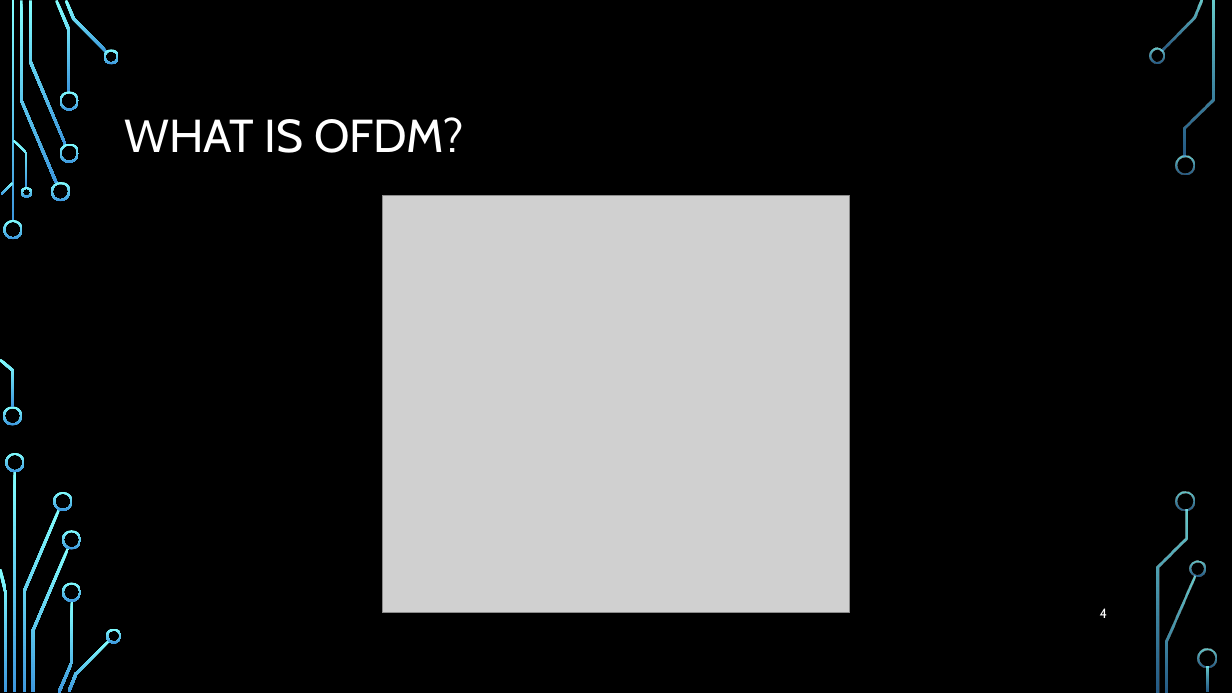
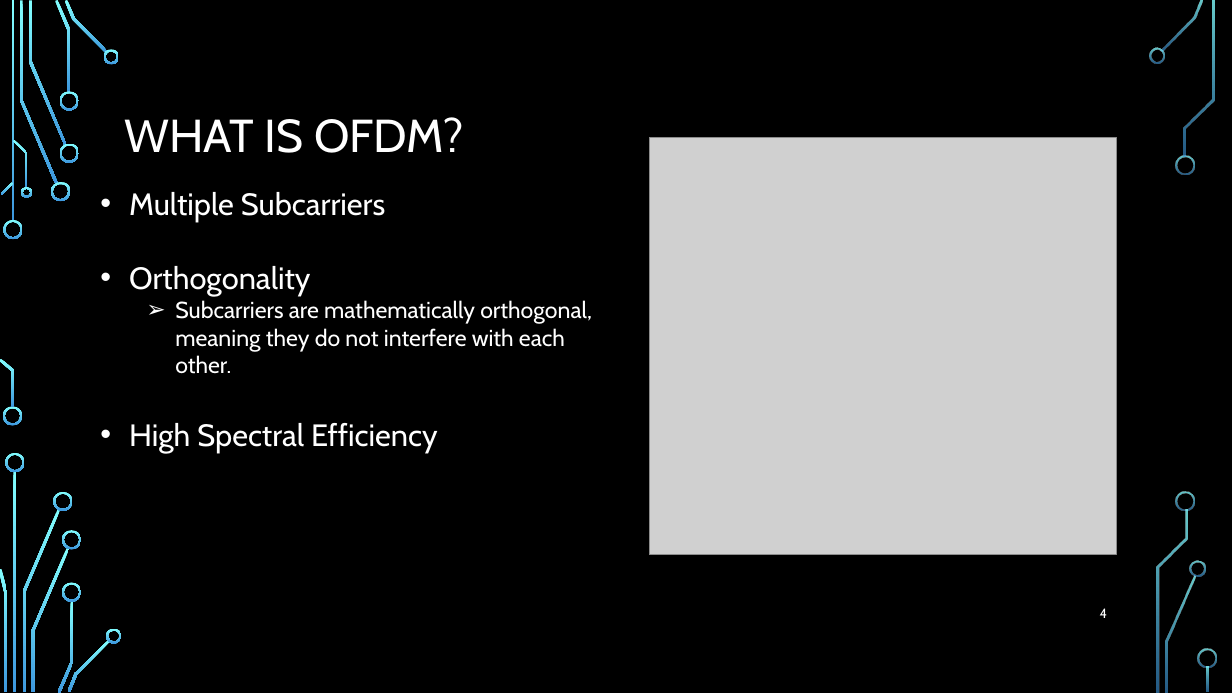
Before and after one commit to roryschram/masters, a slide deck: slide 4 of presentations/rrsg_seminar_4_may_rory_schram.pptx. Drawn at 1232x693 pixels with LibreOffice and Linux fonts; fonts in the diff are those of the drawing; grey boxes stand for pictures; background and template pictures are left out. Boxes give left, top, right and bottom in pixels: in the first picture for what was removed or moved away, otherwise in the second. Text is boxed around its words. In the diff, an @@ line names an element or a change of style, - is before the commit and + after.

```diff
--- a/presentations/rrsg_seminar_4_may_rory_schram.pptx
+++ b/presentations/rrsg_seminar_4_may_rory_schram.pptx
@@ picture: place and size @@
-picture at bbox=[383, 196, 850, 614]
+picture at bbox=[650, 137, 1117, 555]
@@ text added at bbox=[129, 192, 592, 453], 18 pt, text #FFFFFF @@
+• Multiple Subcarriers
+• Orthogonality
+  ➢ Subcarriers are mathematically orthogonal, meaning they do not interfere with each other.
+• High Spectral Efficiency
```
Also in this commit, not shown: 4 other slides changed, 12 slides added, 1 slide removed, 13 other files.
